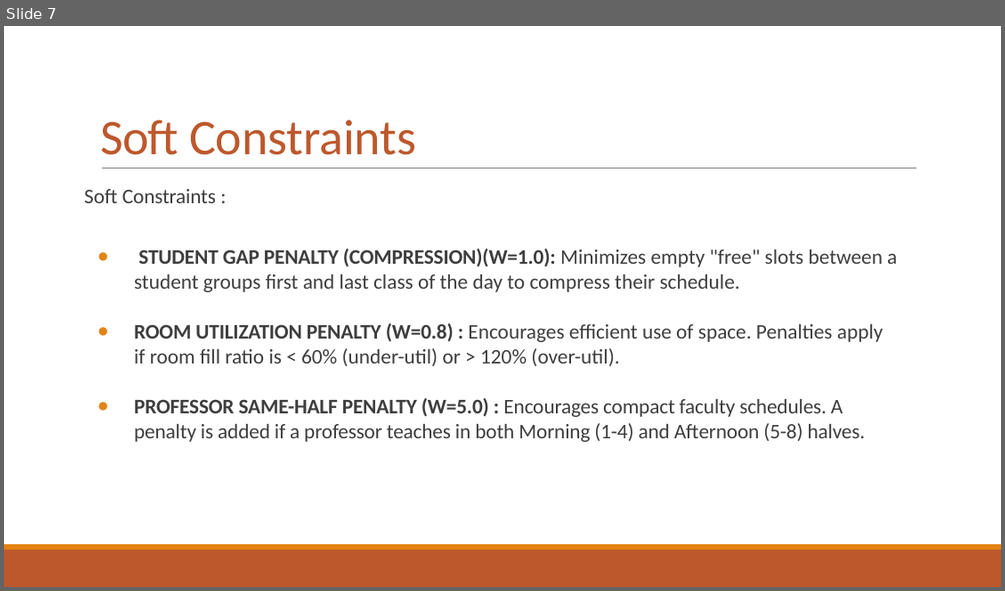
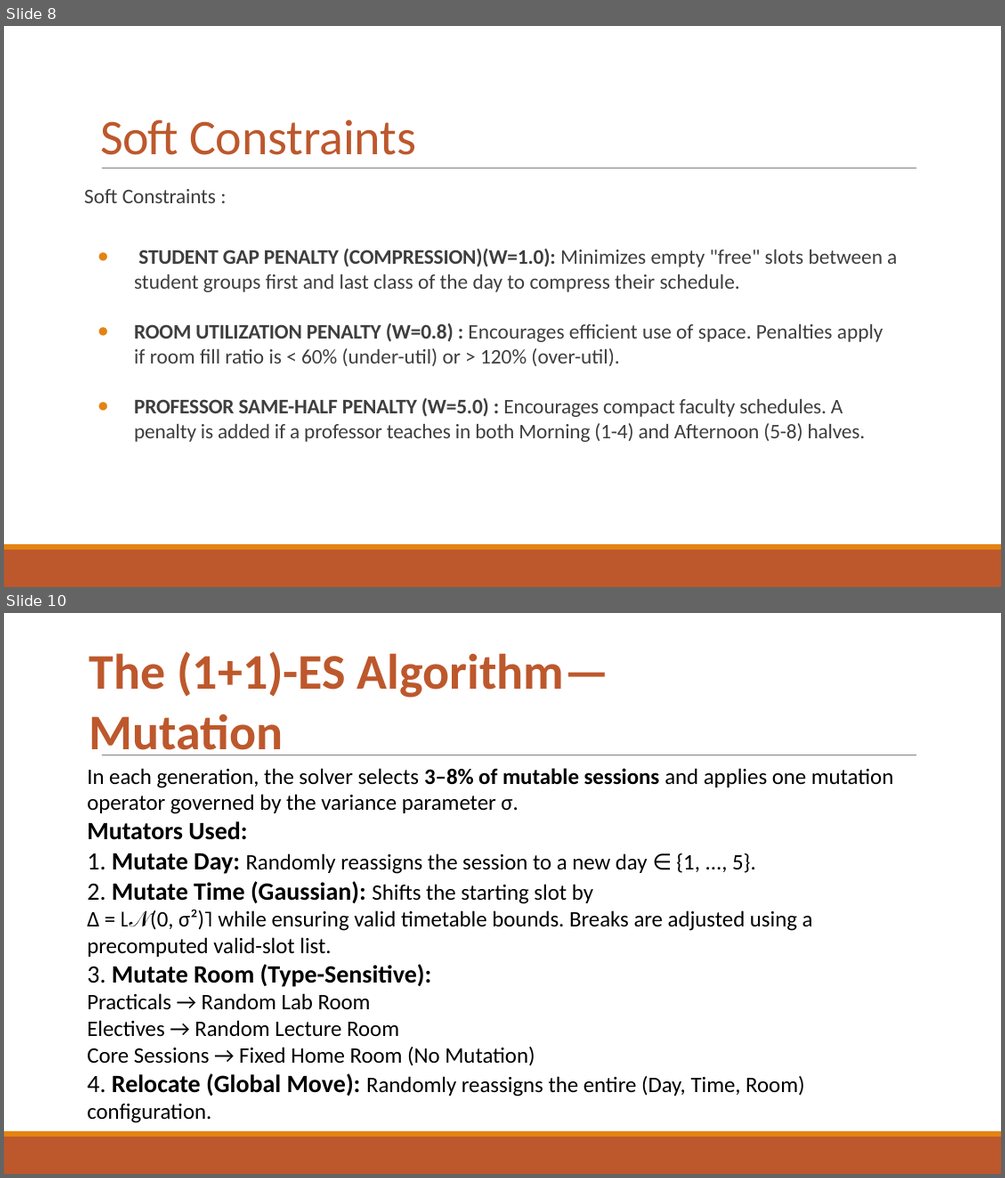
Before and after one commit to toad-of-code/timetable-editor-and-generator, a slide deck: TTGen (1).pptx. Shown one above the other, each under a label of ours: slide 7 before the commit, slides 8 and 10 after it; the slides between them are not shown. The pictures are 1005x591 and 1005x1178 pixels, drawn with LibreOffice and Linux fonts; fonts in the diff are those of the drawing. Boxes give left, top, right and bottom in pixels: in the first picture for what was removed or moved away, otherwise in the second. Text is boxed around its words. In the diff, an @@ line names an element or a change of style, - is before the commit and + after.

```diff
--- a/TTGen (1).pptx
+++ b/TTGen (1).pptx
@@ slide 10 added at (4, 613, 1001, 1174), background #FFFFFF; not listed: 3 template elements that a slide beside it also shows @@
@@ title added at (89, 651, 609, 755), 36 pt, text #BD582C, bold @@
+The (1+1)-ES Algorithm—Mutation
@@ text added at (87, 768, 893, 1123), 16 pt, text #000000 @@
+In each generation, the solver selects 3–8% of mutable sessions and applies one mutation operator governed by the variance parameter σ.
+Mutators Used:
+1. Mutate Day: Randomly reassigns the session to a new day ∈ {1, ..., 5}.
+2. Mutate Time (Gaussian): Shifts the starting slot by
+Δ = ⌊𝒩(0, σ²)⌉ while ensuring valid timetable bounds. Breaks are adjusted using a precomputed valid-slot list.
+3. Mutate Room (Type-Sensitive):
+  Practicals → Random Lab Room
+  Electives → Random Lecture Room
+  Core Sessions → Fixed Home Room (No Mutation)
+4. Relocate (Global Move): Randomly reassigns the entire (Day, Time, Room) configuration.
@@ what was slide 7 is now slide 8 @@
```
Also in this commit, not shown: 7 slides changed, 15 other slides added, 3 slides removed, 16 other files.
